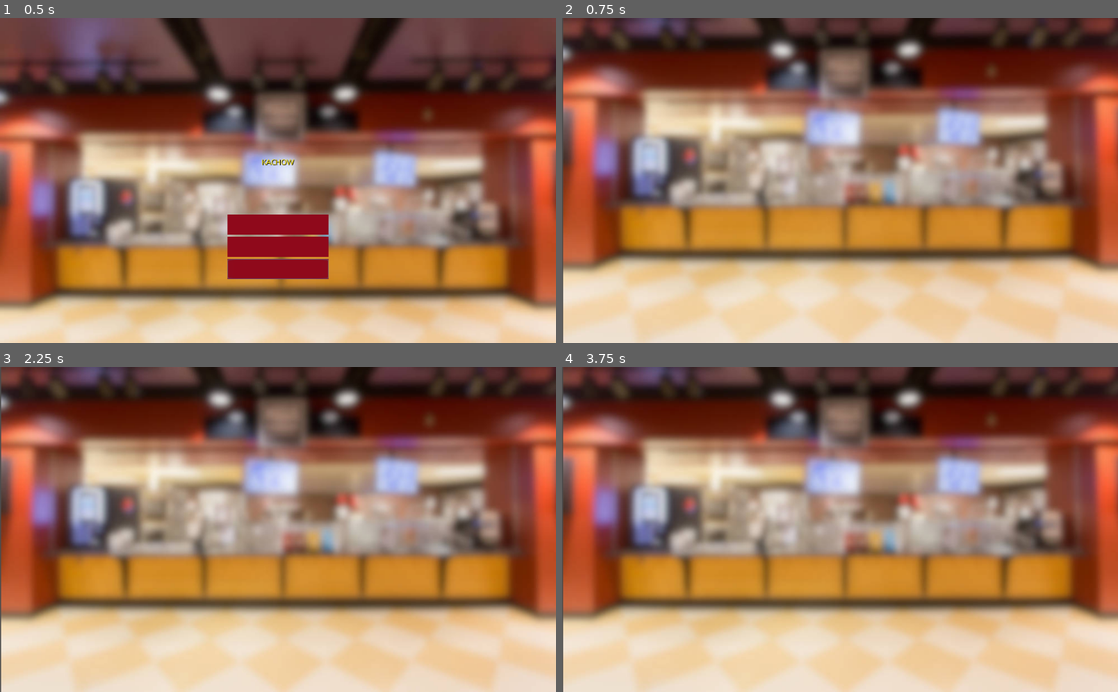
Above: before the commit, frames 1-4 (two rows, left to right).
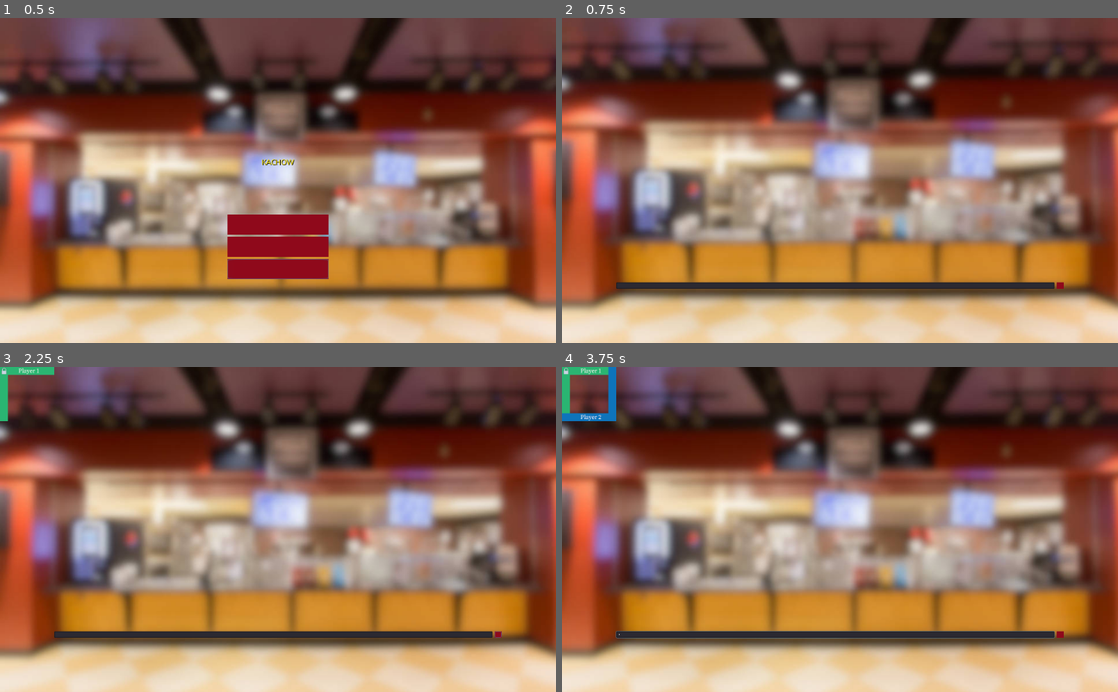
Above: after the commit, the same moments.

Repository: Apexal/wrathskeller
Game: Godot game, scene res://src/scenes/menu/Menu.tscn
Two runs of this game, one before a commit and one after it. Both use one fixed random seed, a clock stepped at 60 frames per second and the inputs below.
Inputs (mouse positions are in pixels of both pictures, inside the frame that each line leads up to):
- Up to frame 1 (0.5 s): no input
- Up to frame 2 (0.75 s): click "Testing" at 0.5 s
- Up to frame 3 (2.25 s): click (500, 633) at 1.25 s, where only the run after the commit has a clickable "Add Character"; tap Enter at 2 s; move the mouse to (400, 513) at 2.02 s; hold D (player_1_move_right) from 2.03 s (still down); tap E (player_1_light_punch) at 2.1 s
- Up to frame 4 (3.75 s): tap Space at 2.75 s; move the mouse to (728, 545) at 2.77 s; tap J (player_2_light_punch) at 2.85 s; tap Enter at 3.5 s; move the mouse to (895, 458) at 3.52 s; release D (player_1_move_right) at 3.53 s; hold A (player_1_move_left) from 3.53 s (still down); tap Left (player_2_move_left) at 3.6 s

Frame 1 is identical in both runs. In frame 2, 82% of the frame differs, in the area x 0-100%, y 0-100%; in frame 3, 82%; in frame 4, 82%.
Error before the commit: Invalid type in function 'create_character' in base 'GDScript'. Cannot convert argument 1 from Nil to Dictionary. (res://src/scripts/CharacterManager.gd:47)
Error after the commit: Invalid get index '0' (on base: 'Array'). (res://src/scenes/characters/select_characters/SelectCharacters.gd:100)

Commit message:
Use character select from menu

Diff:
--- a/src/scenes/characters/select_characters/SelectCharacters.gd
+++ b/src/scenes/characters/select_characters/SelectCharacters.gd
@@ -153,16 +153,19 @@
 	if response_code == 200:
 		var json = JSON.parse(body.get_string_from_utf8())
 		var character_data = json.result
-		print(character_data["id"], ": ", character_data["name"])
+
+		print("Fetched character ", character_data["id"], ": ", character_data["name"])
+
 		var file = File.new()
 		file.open("res://test_characters/" + character_data["id"] + ".wrath", File.WRITE)
 		file.store_string(body.get_string_from_utf8())
 		file.close()
 
+		character_id_input.text = ""
+
 		_setup_character_grid()
 	else:
 		print("Error: ", response_code)
-		print(body)
 
 
 func _on_AddCharacter_pressed():
--- a/src/scenes/menu/Menu.gd
+++ b/src/scenes/menu/Menu.gd
@@ -9,9 +9,7 @@
 	first_focus.grab_focus()
 
 func _on_TestingButton_pressed():
-	CharacterManager.player1 = "character.wrath"
-	CharacterManager.player2 = "character2.wrath"
-	get_tree().change_scene("res://src/scenes/characters/test_characters/TestCharacters.tscn")
+	get_tree().change_scene("res://src/scenes/characters/select_characters/SelectCharacters.tscn")
 
 func _on_QuitButton_pressed():
 	# Quit the game
